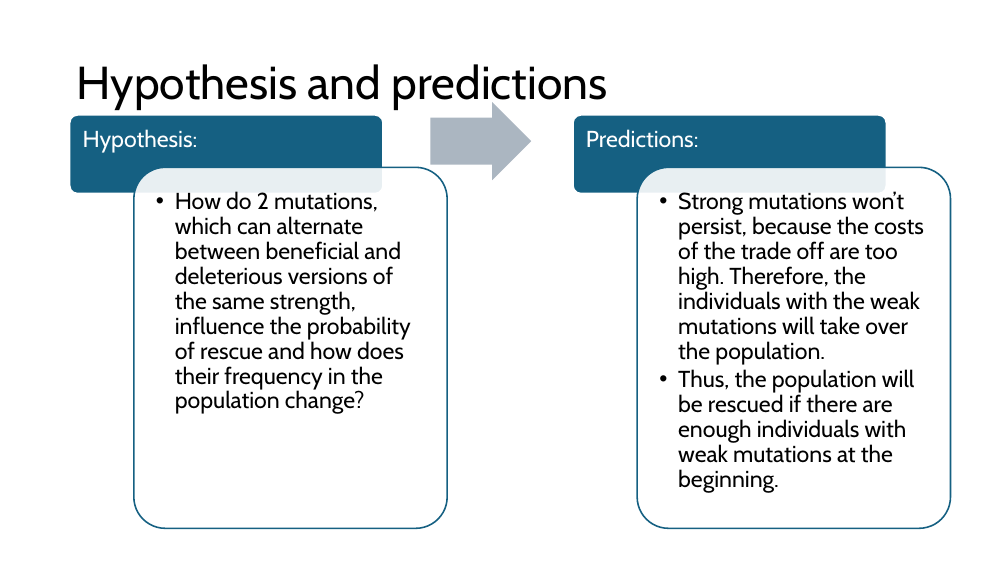
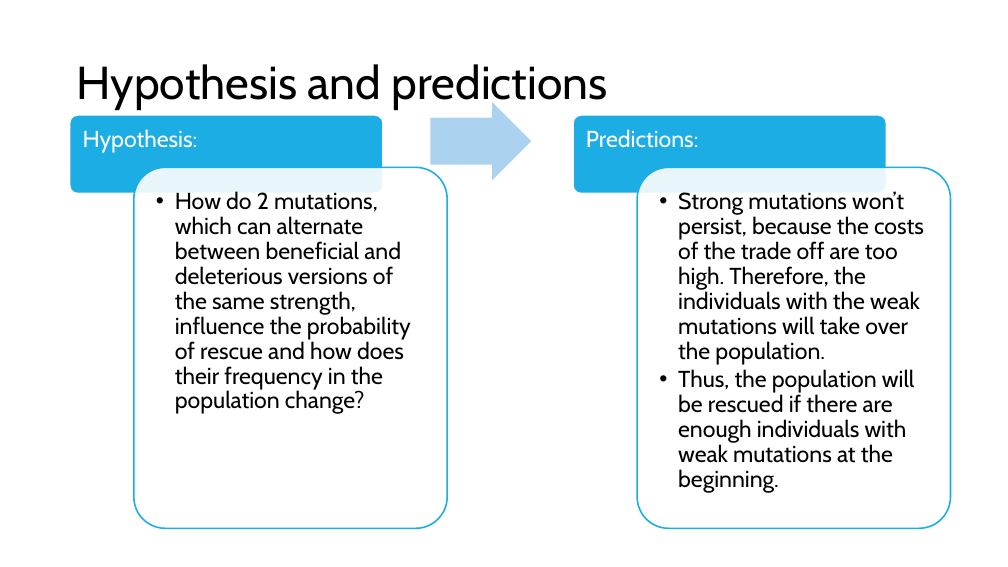
Before and after one commit to Julia-Eggenschwiler/THEEproject_Jaelle_Julia, a slide deck: slide 3 of THEE_project.pptx. Drawn at 1008x567 pixels with LibreOffice and Linux fonts; fonts in the diff are those of the drawing. Boxes give left, top, right and bottom in pixels: in the first picture for what was removed or moved away, otherwise in the second. Text is boxed around its words. In the diff, an @@ line names an element or a change of style, - is before the commit and + after.

```diff
--- a/THEE_project.pptx
+++ b/THEE_project.pptx
@@ rounded rectangle at box(70, 115, 383, 194): fill #156082 to #1CADE4 @@
@@ right arrow at box(430, 102, 531, 180): fill #ACB7C1 to #ACD3EF @@
@@ rounded rectangle at box(573, 115, 886, 194): fill #156082 to #1CADE4 @@
@@ rounded rectangle at box(134, 167, 447, 528): outline #156082 1.5 pt to #1CADE4 1.5 pt @@
@@ rounded rectangle at box(637, 167, 951, 528): outline #156082 1.5 pt to #1CADE4 1.5 pt @@
```
Also in this commit, not shown: 5 other slides changed, 2 other files.
